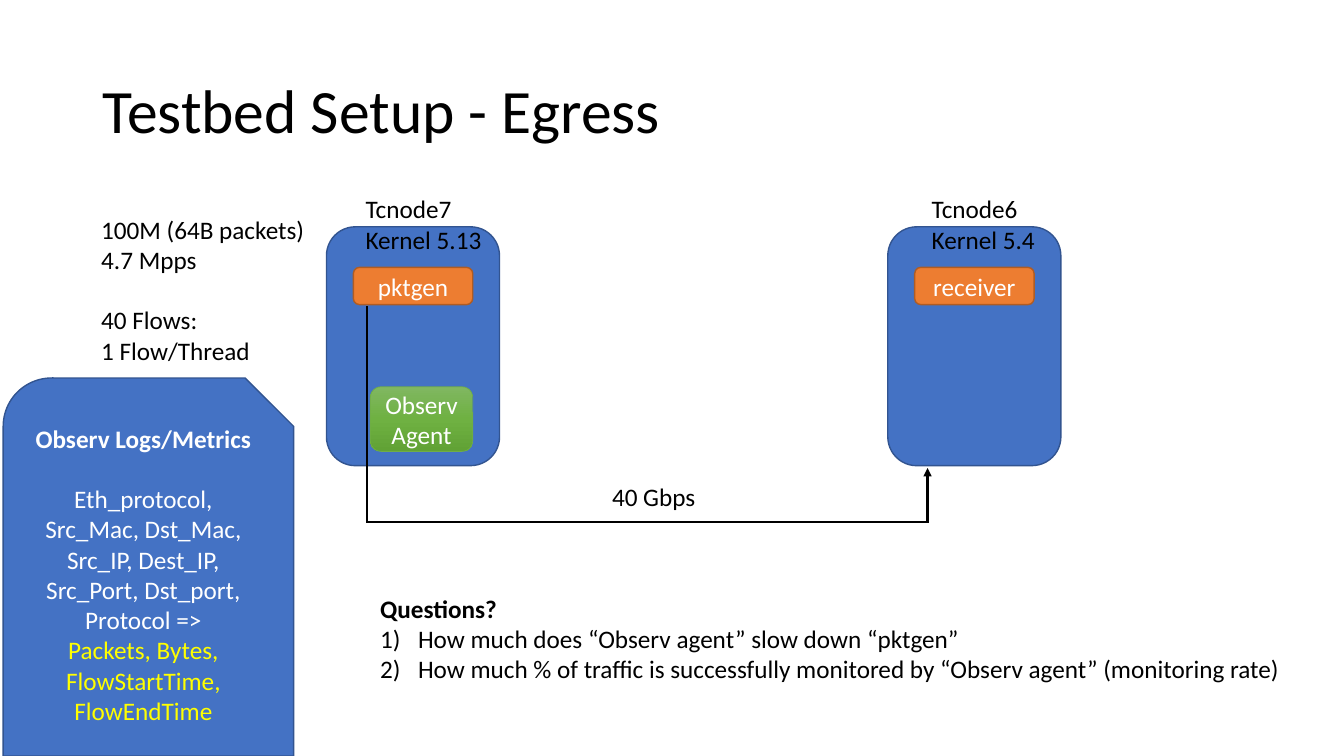
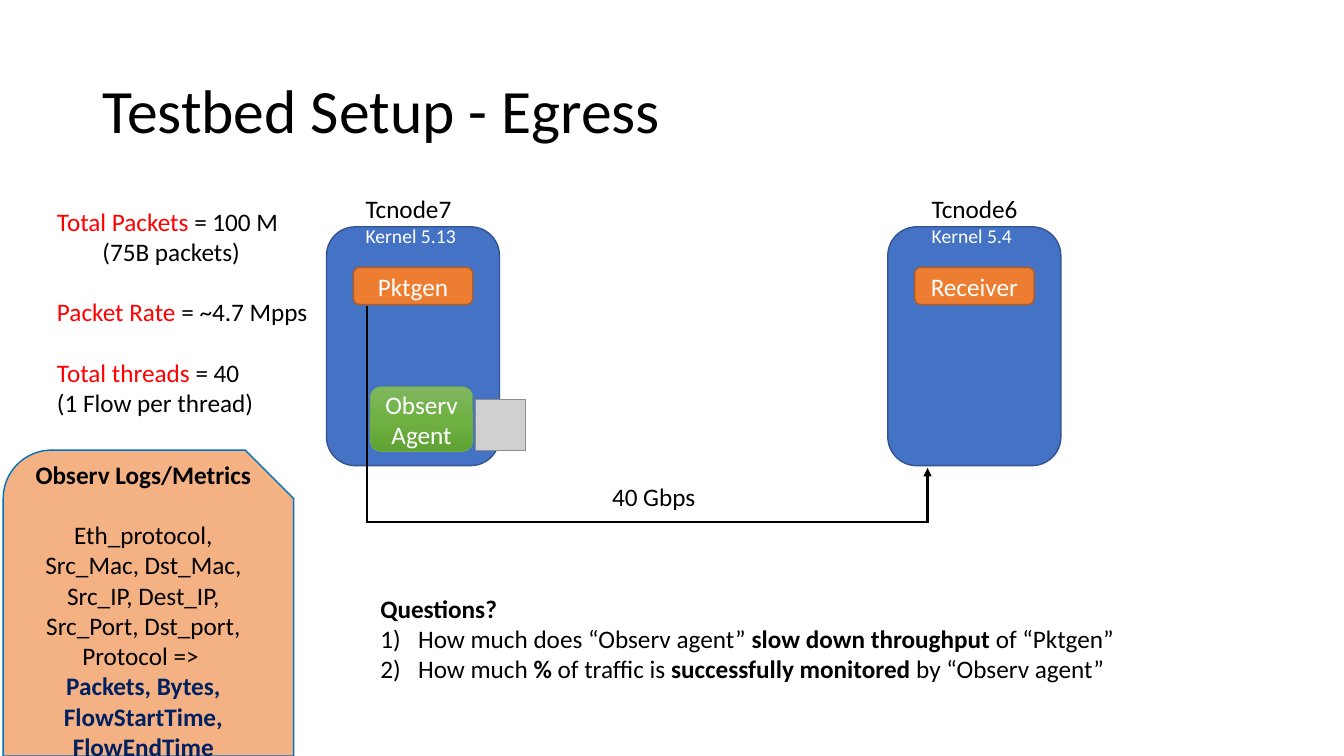
Before and after one commit to netobserv/netobserv-ebpf-agent, a slide deck: slide 4 of docs/measurements.pptx. Drawn at 1344x756 pixels with LibreOffice and Linux fonts; fonts in the diff are those of the drawing; grey boxes stand for pictures. Boxes give left, top, right and bottom in pixels: in the first picture for what was removed or moved away, otherwise in the second. Text is boxed around its words. In the diff, an @@ line names an element or a change of style, - is before the commit and + after.

```diff
--- a/docs/measurements.pptx
+++ b/docs/measurements.pptx
@@ text at box(57, 213, 308, 416): text changed @@
-100M (64B packets)
-4.7 Mpps
-40 Flows:
-1 Flow/Thread
+Total Packets = 100 M
+(75B packets)
+Packet Rate = ~4.7 Mpps
+Total threads = 40
+(1 Flow per thread)
@@ text at box(366, 229, 456, 243): size 18 to 14 pt, text colour #000000 to #FFFFFF in "Kernel 5.13" @@
@@ text at box(932, 229, 1012, 243): size 18 to 14 pt, text colour #000000 to #FFFFFF in "Kernel 5.4" @@
@@ text in rounded rectangle at box(378, 278, 448, 301): text changed @@
-pktgen
+Pktgen
@@ text in rounded rectangle at box(931, 278, 1018, 296): text changed @@
-receiver
+Receiver
@@ picture added at box(476, 400, 526, 451) @@
@@ snip round rect "Observ Logs/Metrics": place and size @@
-snip round rect "Observ Logs/Metrics" at box(3, 378, 293, 756)
+snip round rect "Observ Logs/Metrics" at box(3, 451, 293, 756)
@@ snip round rect "Observ Logs/Metrics" at box(3, 451, 293, 756): text colour #FFFFFF to #000000 in "Observ Logs/Metrics", "Eth_protocol, Src_Mac, Dst_Mac, Src_IP, Dest_IP, Src_Port, D ..."; text colour #FFFF00 to #002060, letter outline #FFFFFF 0.75 pt to none, bold on in "Packets, Bytes, FlowStartTime, FlowEndTime"; fill #4472C4 to #F4B183; outline #325491 1 pt to #0070C0 1 pt @@
@@ text at box(418, 630, 1113, 683): text changed @@
-1) How much does “Observ agent” slow down “pktgen”
-2) How much % of traffic is successfully monitored by “Observ agent” (monitoring rate)
+1) How much does “Observ agent” slow down throughput of “Pktgen”
+2) How much % of traffic is successfully monitored by “Observ agent”
```
Also in this commit, not shown: 4 other slides changed.
